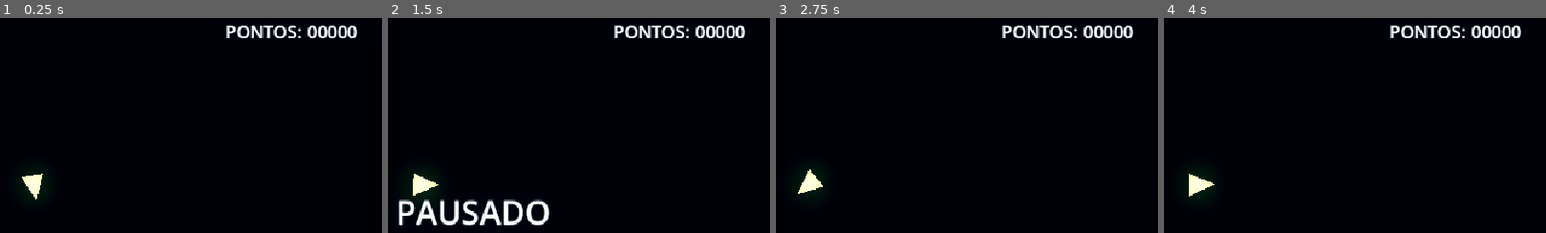
Above: before the commit, frames 1-4 (left to right).
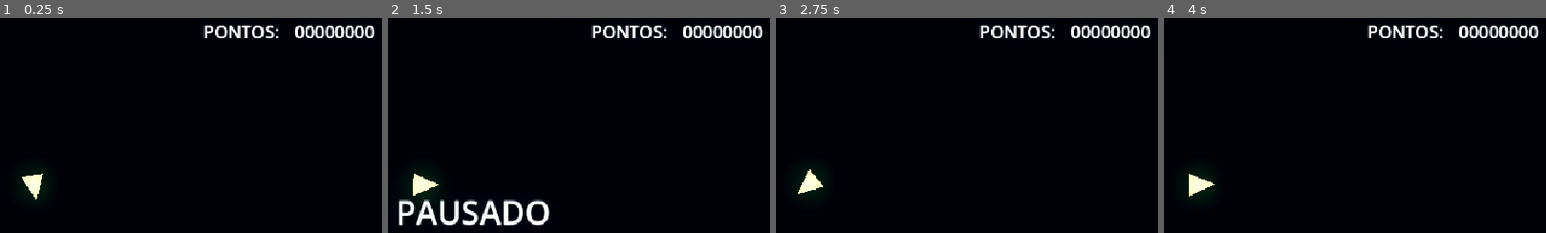
Above: after the commit, the same moments.

Repository: LucasCruz1377/polygons_shoot
Game: Godot game, scene res://Battle_area.tscn
Same seed, same stepped clock (60 frames per second), same inputs: the game is played once before the commit and once after it.
Inputs (mouse positions are % of the whole screen's width and height, from its top left):
- Up to frame 1 (0.25 s): no input
- Up to frame 2 (1.5 s): tap Enter (pausar) at 0.5 s; move the mouse to (72, 45) at 0.52 s; hold D (right) 0.53-1.28 s; tap V (ctrlflip) at 0.6 s; tap Keypad Enter (ui_accept) at 0.77, 1.25 s; move the mouse to (30, 55) at 1.27 s; hold S (brake) from 1.28 s (still down); click (30, 55) at 1.35 s
- Up to frame 3 (2.75 s): tap Keypad Enter (ui_accept) at 1.52 s; tap R (reset) at 2 s; move the mouse to (60, 28) at 2.02 s; release S (brake) at 2.03 s; hold D (right) from 2.03 s (still down); tap V (ctrlflip) at 2.1 s
- Up to frame 4 (4 s): tap Keypad Enter (ui_accept) at 2.75, 3.02, 3.77 s; move the mouse to (45, 70) at 2.77 s; release D (right) at 2.78 s; hold W (accelerate) 2.78-3.53 s; click (45, 70) at 2.85 s; tap R (reset) at 3.5 s; move the mouse to (80, 65) at 3.52 s; hold A (left) from 3.53 s (still down); tap V (ctrlflip) at 3.6 s
The pictures show only the part of the screen within x 45-95%, y 5-55%; the shares and areas given below are measured in that part.

The runs differ from the first frame. In frame 1, 1.9% of the frame differs, in the area x 53-98%, y 3-10%; in frame 2, 1.9%; in frame 3, 1.9%; in frame 4, 1.9%.

Commit message:
texto e mudancas de som

Diff:
--- a/Battle_area.tscn
+++ b/Battle_area.tscn
@@ -80,9 +80,9 @@
 anchors_preset = 5
 anchor_left = 0.5
 anchor_right = 0.5
-offset_left = 235.0
+offset_left = 207.0
 offset_top = 28.0
-offset_right = 331.0
+offset_right = 303.0
 offset_bottom = 59.0
 grow_horizontal = 2
 theme_override_font_sizes/font_size = 22
--- a/battle_area.gd
+++ b/battle_area.gd
@@ -23,9 +23,9 @@
 	var pontos_tg = Global.Pontos
 	players = get_tree().get_nodes_in_group("player")
 	if pontos < pontos_tg:
-		pontos = lerpf(pontos,pontos_tg,0.9)
+		pontos += 1 * Global.Combo
 
-	contpontos.text = str(int(pontos)).pad_zeros(5)
+	contpontos.text = str(int(pontos)).pad_zeros(8)
 
 	if timer >= 0:
 		timer -= 1
--- a/enemydeathpart.gd
+++ b/enemydeathpart.gd
@@ -4,5 +4,6 @@
 
 func _ready() -> void:
 	som.pitch_scale = 1 + randf_range(-0.3,0.3)
+	print( "variacao:  "+str(som.pitch_scale))
 	await get_tree().create_timer(2).timeout
 	queue_free()
--- a/enemydeathpart.tscn
+++ b/enemydeathpart.tscn
@@ -39,5 +39,6 @@
 
 [node name="som" type="AudioStreamPlayer2D" parent="." unique_id=1997420391]
 stream = ExtResource("2_3anii")
+volume_db = -3.0
 pitch_scale = 1.2
 autoplay = true
